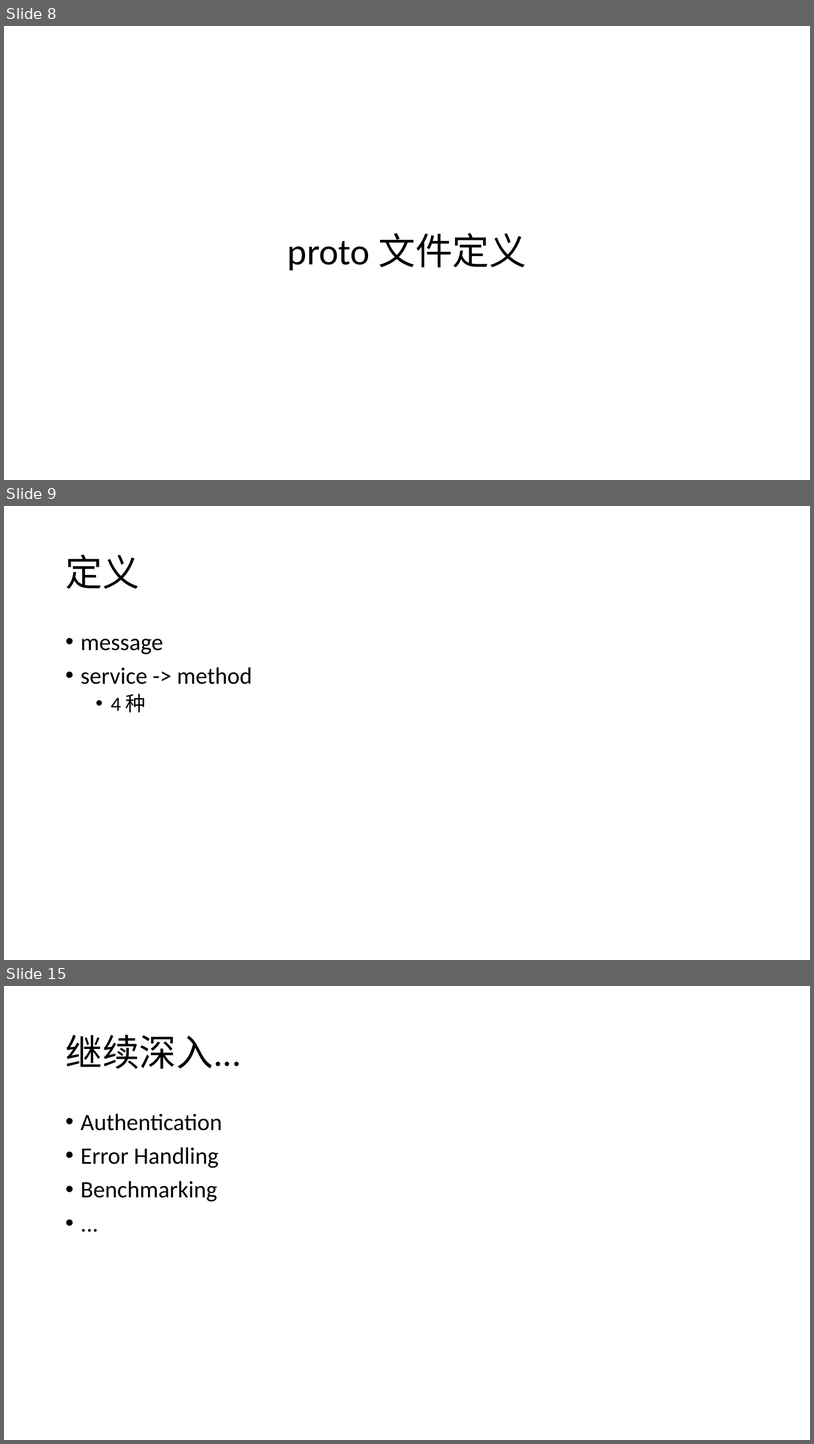
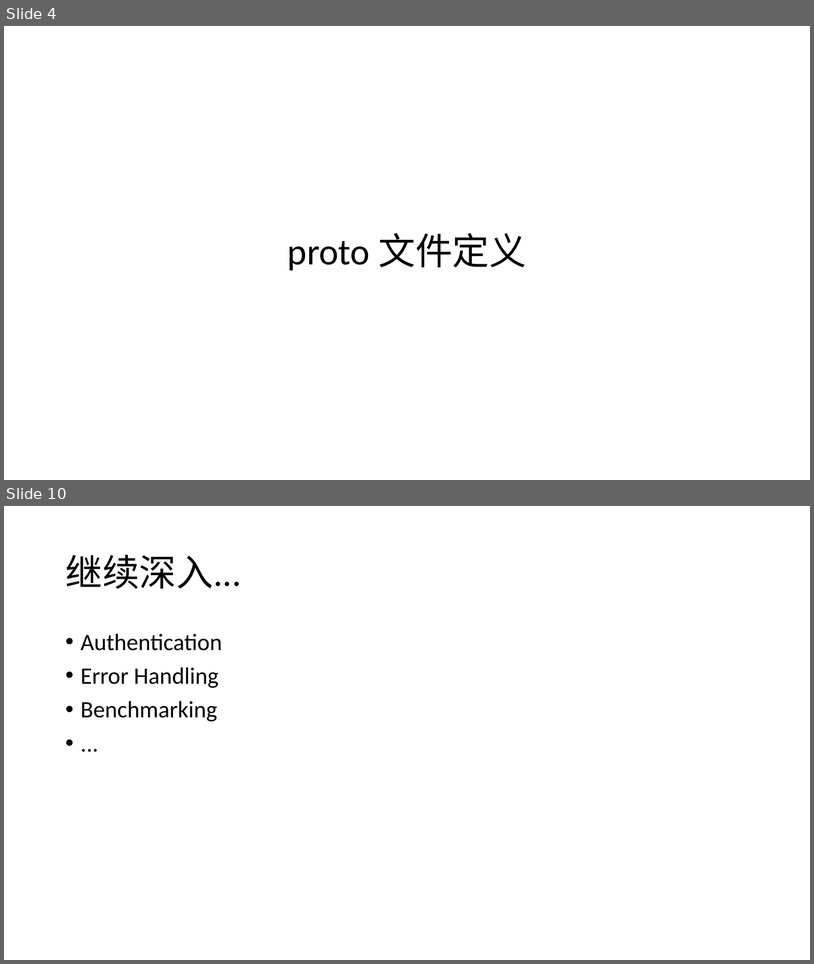
Before and after one commit to llaoj/my-share, a slide deck: grpc/index.pptx. Shown one above the other, each under a label of ours: slides 8, 9 and 15 before the commit, slides 4 and 10 after it; the slides between them are not shown. The pictures are 814x1444 and 814x964 pixels, drawn with LibreOffice and Linux fonts; fonts in the diff are those of the drawing. Boxes give left, top, right and bottom in pixels: in the first picture for what was removed or moved away, otherwise in the second. Text is boxed around its words. In the diff, an @@ line names an element or a change of style, - is before the commit and + after.

```diff
--- a/grpc/index.pptx
+++ b/grpc/index.pptx
@@ slide 9 removed at bbox=[4, 506, 810, 960], background #FFFFFF @@
@@ title removed at bbox=[65, 555, 139, 589] @@
-定义
@@ text removed at bbox=[81, 639, 252, 712] @@
-• message
-• service -> method
-  • 4 种
@@ what was slide 8 is now slide 4 @@
@@ what was slide 15 is now slide 10 @@
```
Also in this commit, not shown: 6 slides changed, 4 other slides removed, 1 other file.
